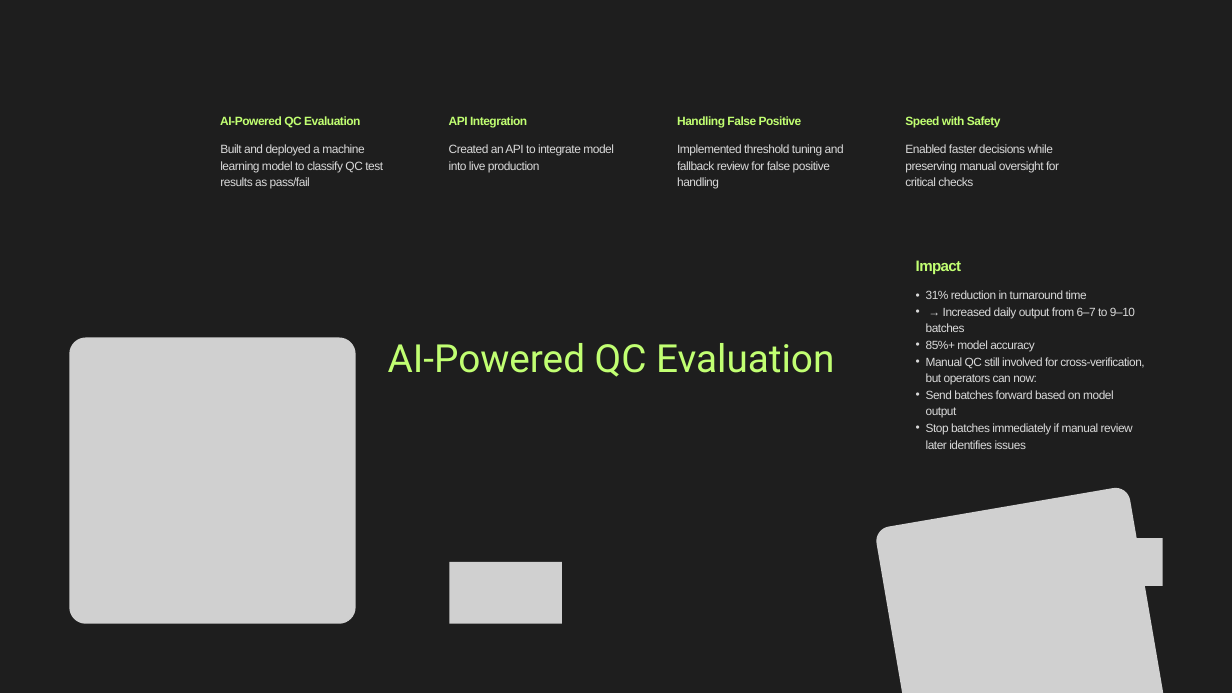
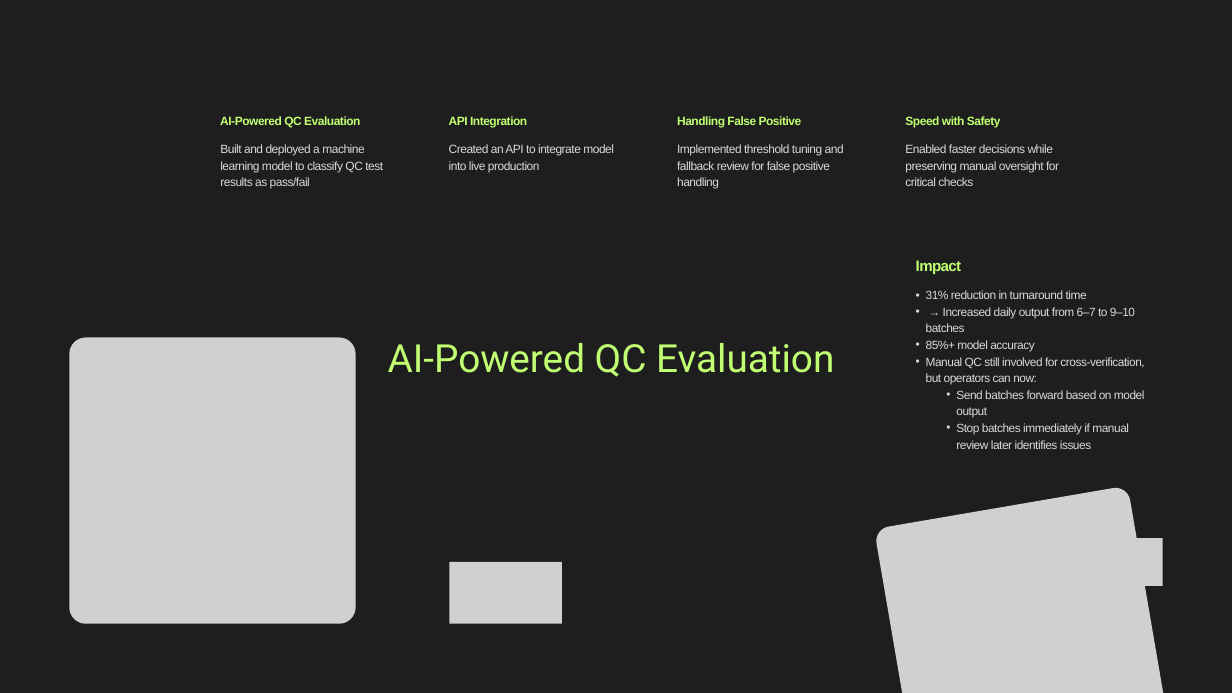
Before and after one commit to OsamaDS/SOM-Network, a slide deck: slide 3 of Presentation.pptx. Drawn at 1232x693 pixels with LibreOffice and Linux fonts; fonts in the diff are those of the drawing; grey boxes stand for pictures; background and template pictures are left out. Boxes give left, top, right and bottom in pixels: in the first picture for what was removed or moved away, otherwise in the second. Text is boxed around its words. In the diff, an @@ line names an element or a change of style, - is before the commit and + after.

Commit message:
Updated the ppt file

```diff
--- a/Presentation.pptx
+++ b/Presentation.pptx
@@ text at [956, 390, 1145, 449]: list level 2 to 3 in "Send batches forward based on ..."; list level 2 to 3 in "Stop batches immediately if manual ..." @@
```
